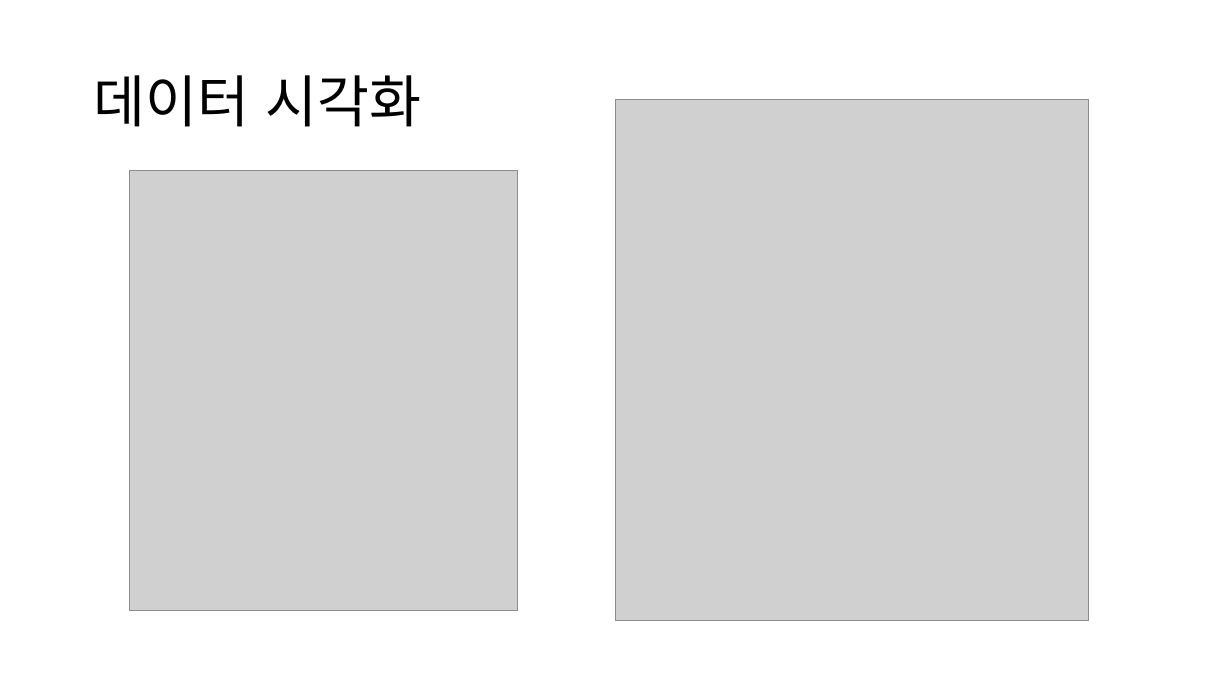
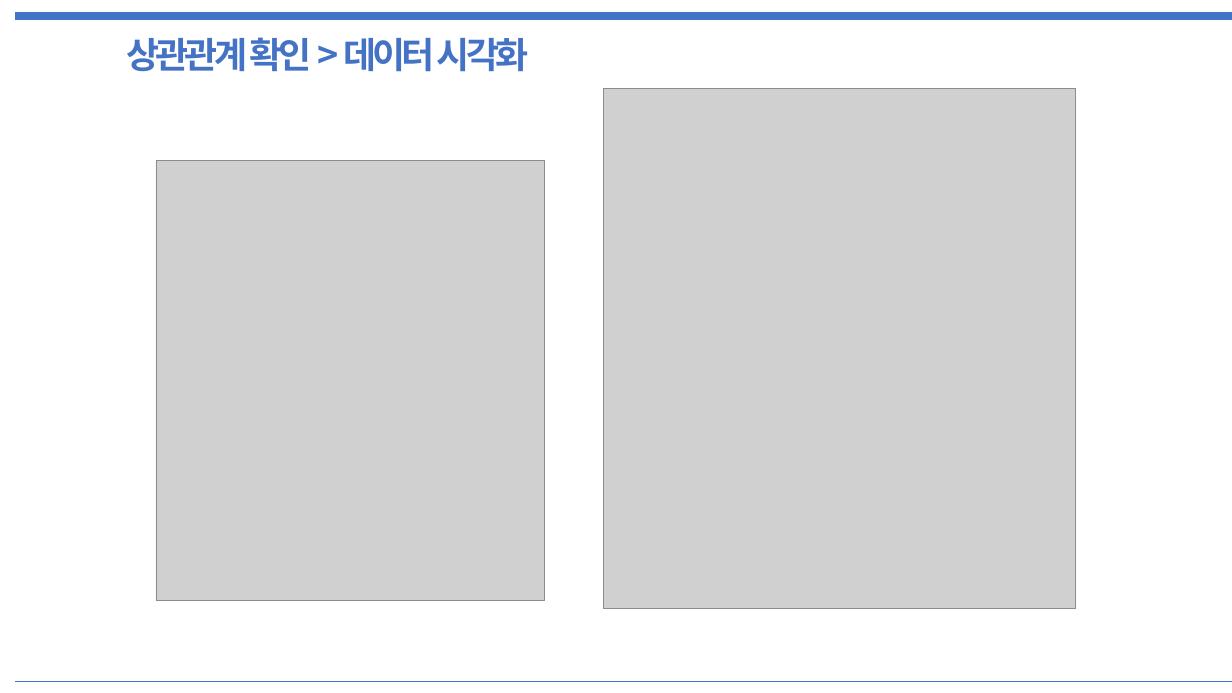
Before and after one commit to PaddingE/github_test, a slide deck: slide 11 of semi_project_data.pptx. Drawn at 1232x693 pixels with LibreOffice and Linux fonts; fonts in the diff are those of the drawing; grey boxes stand for pictures. Boxes give left, top, right and bottom in pixels: in the first picture for what was removed or moved away, otherwise in the second. Text is boxed around its words. In the diff, an @@ line names an element or a change of style, - is before the commit and + after.

```diff
--- a/semi_project_data.pptx
+++ b/semi_project_data.pptx
@@ line added from (15, 17) to (1232, 17), #4472C4 6 pt @@
@@ text added at box(127, 37, 528, 72), 28 pt, text #4472C4, bold @@
+상관관계 확인 > 데이터 시각화
@@ title removed at box(94, 75, 422, 127) @@
-데이터 시각화
@@ picture: place and size @@
-picture at box(616, 100, 1089, 620)
+picture at box(604, 89, 1076, 609)
@@ picture: place and size @@
-picture at box(129, 171, 518, 611)
+picture at box(156, 161, 544, 601)
@@ line added from (15, 681) to (1232, 681), #4472C4 0.25 pt @@
```
Also in this commit, not shown: 14 other slides changed, 5 slides added, 4 slides removed.
